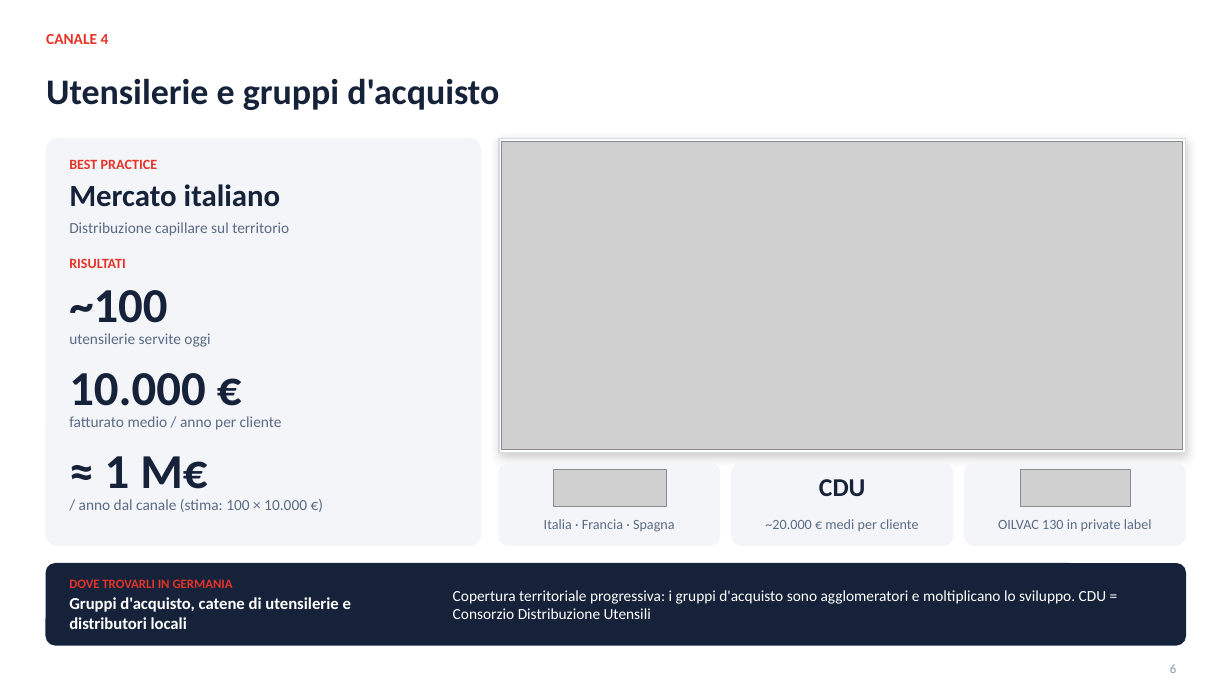
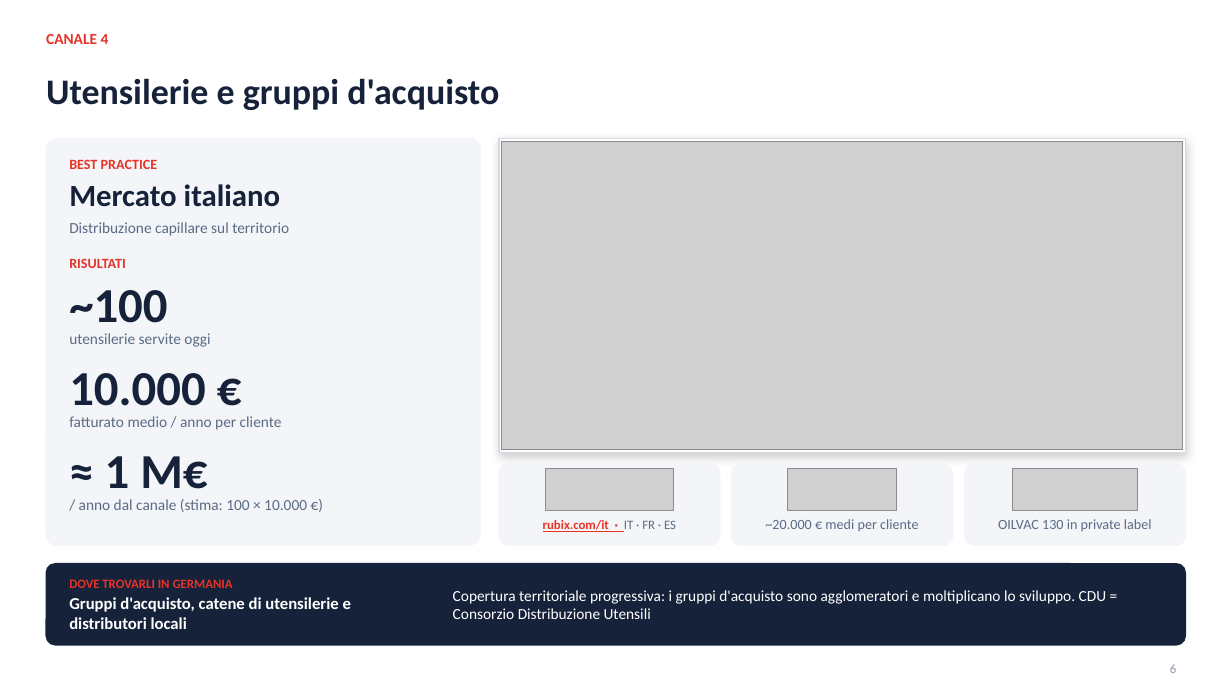
Before and after one commit to rarmentaro1204/routinedupuy, a slide deck: slide 6 of DUPUY_Germania_Canali.pptx. Drawn at 1232x693 pixels with LibreOffice and Linux fonts; fonts in the diff are those of the drawing; grey boxes stand for pictures; background and template pictures are left out. Boxes give left, top, right and bottom in pixels: in the first picture for what was removed or moved away, otherwise in the second. Text is boxed around its words. In the diff, an @@ line names an element or a change of style, - is before the commit and + after.

```diff
--- a/DUPUY_Germania_Canali.pptx
+++ b/DUPUY_Germania_Canali.pptx
@@ picture: place and size @@
-picture at (554,470,667,506)
+picture at (546,469,674,510)
@@ picture added at (788,469,897,510) @@
@@ text removed at (819,479,866,496) @@
-CDU
@@ picture: place and size @@
-picture at (1020,470,1131,506)
+picture at (1013,469,1138,510)
@@ text at (543,520,676,532): text changed; size 11 to 10 pt; text colour #5B6B85 to #E63329; bold on @@
-Italia · Francia · Spagna
+rubix.com/it · IT · FR · ES
```
Also in this commit, not shown: 3 other slides changed, 2 other files.
